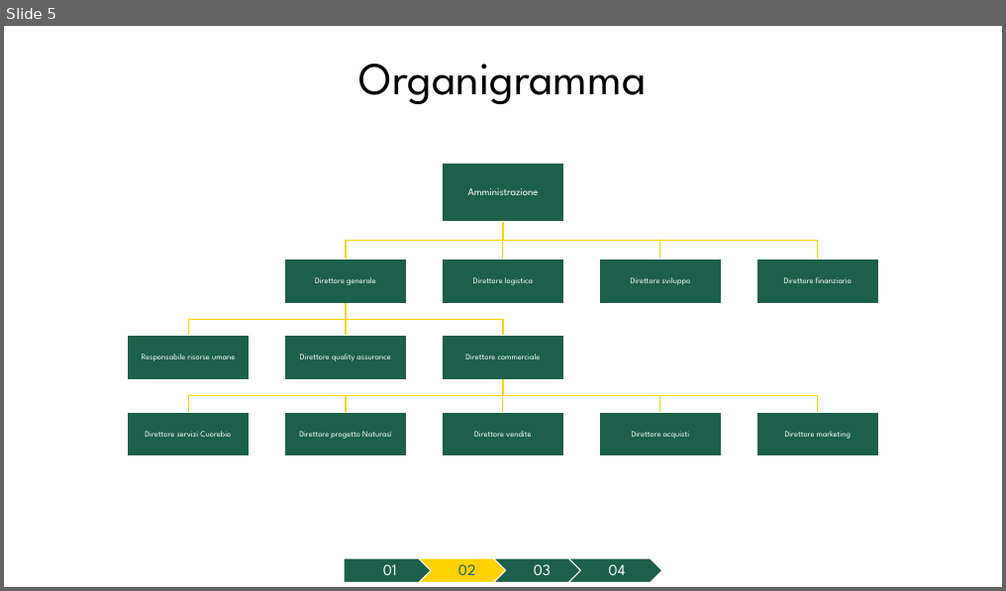
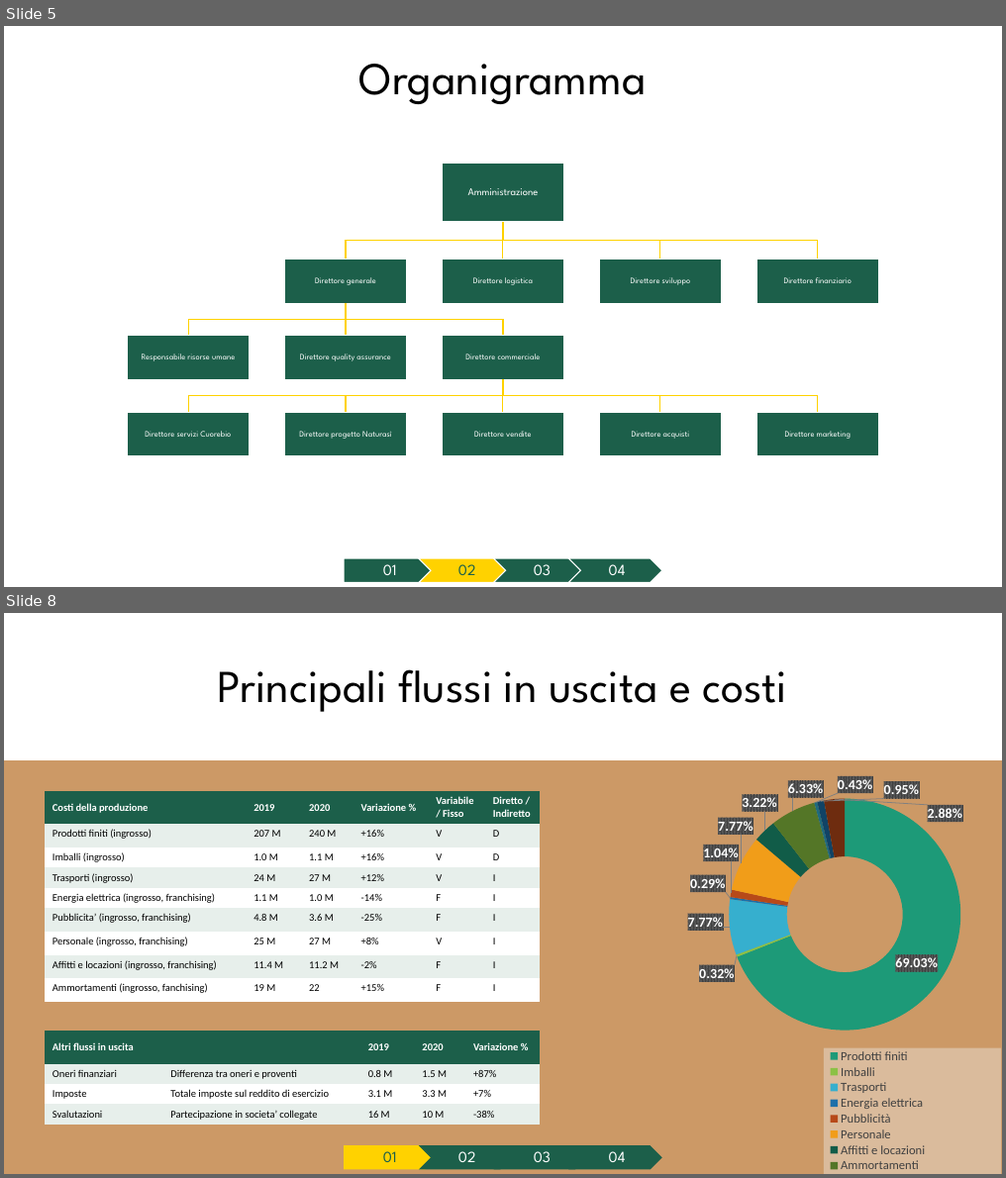
Before and after one commit to Censacrof/naturasi-pw-eoa, a slide deck: PresentazioneNaturasi.pptx. Shown one above the other, each under a label of ours: slide 5 before the commit, slides 5 and 8 after it; the slides between them are not shown. The pictures are 1006x591 and 1006x1178 pixels, drawn with LibreOffice and Linux fonts; fonts in the diff are those of the drawing. Boxes give left, top, right and bottom in pixels: in the first picture for what was removed or moved away, otherwise in the second. Text is boxed around its words. In the diff, an @@ line names an element or a change of style, - is before the commit and + after.

```diff
--- a/PresentazioneNaturasi.pptx
+++ b/PresentazioneNaturasi.pptx
@@ slide 8 added at [4,613,1002,1174], background #FFFFFF @@
@@ text added at [218,669,788,712], 44 pt, text #000000 @@
+Principali flussi in uscita e costi
@@ rectangle added at [4,761,1002,1174], fill #CC9966, outline #CC9966 1 pt @@
@@ doughnut chart added at [531,761,1002,1174] @@
+categories: Prodotti finiti, Imballi, Trasporti, Energia elettrica, Pubblicità, Personale, Affitti e locazioni, Ammortamenti, Differenza tra oneri e proventi, Imposte, Svalutazioni
+Series 1: 69.03, 0.32, 7.77, 0.29, 1.04, 7.77, 3.22, 6.33, 0.43, 0.95, 2.88
@@ table added at [46,791,540,1001], 9 rows, 6 columns @@
+Costi della produzione | 2019 | 2020 | Variazione % | Variabile / Fisso | Diretto / Indiretto
+Prodotti finiti (ingrosso) | 207 M | 240 M | +16% | V | D
+Imballi (ingrosso) | 1.0 M | 1.1 M | +16% | V | D
+Trasporti (ingrosso) | 24 M | 27 M | +12% | V | I
+Energia elettrica (ingrosso, franchising) | 1.1 M | 1.0 M | -14% | F | I
+Pubblicita’ (ingrosso, franchising) | 4.8 M | 3.6 M | -25% | F | I
+Personale (ingrosso, franchising) | 25 M | 27 M | +8% | V | I
+Affitti e locazioni (ingrosso, franchising) | 11.4 M | 11.2 M | -2% | F | I
+Ammortamenti (ingrosso, fanchising) | 19 M | 22 | +15% | F | I
@@ table added at [46,1032,540,1124], 4 rows, 5 columns @@
+Altri flussi in uscita |  | 2019 | 2020 | Variazione %
+Oneri finanziari | Differenza tra oneri e proventi | 0.8 M | 1.5 M | +87%
+Imposte | Totale imposte sul reddito di esercizio | 3.1 M | 3.3 M | +7%
+Svalutazioni | Partecipazione in societa’ collegate | 16 M | 10 M | -38%
@@ group added at [344,1146,662,1170]: 4 texts, 3 chevrons, 1 pentagon arrow @@
+01
+02
+03
+04
```
Also in this commit, not shown: 1 slide changed, 4 other slides added, 2 slides removed.
